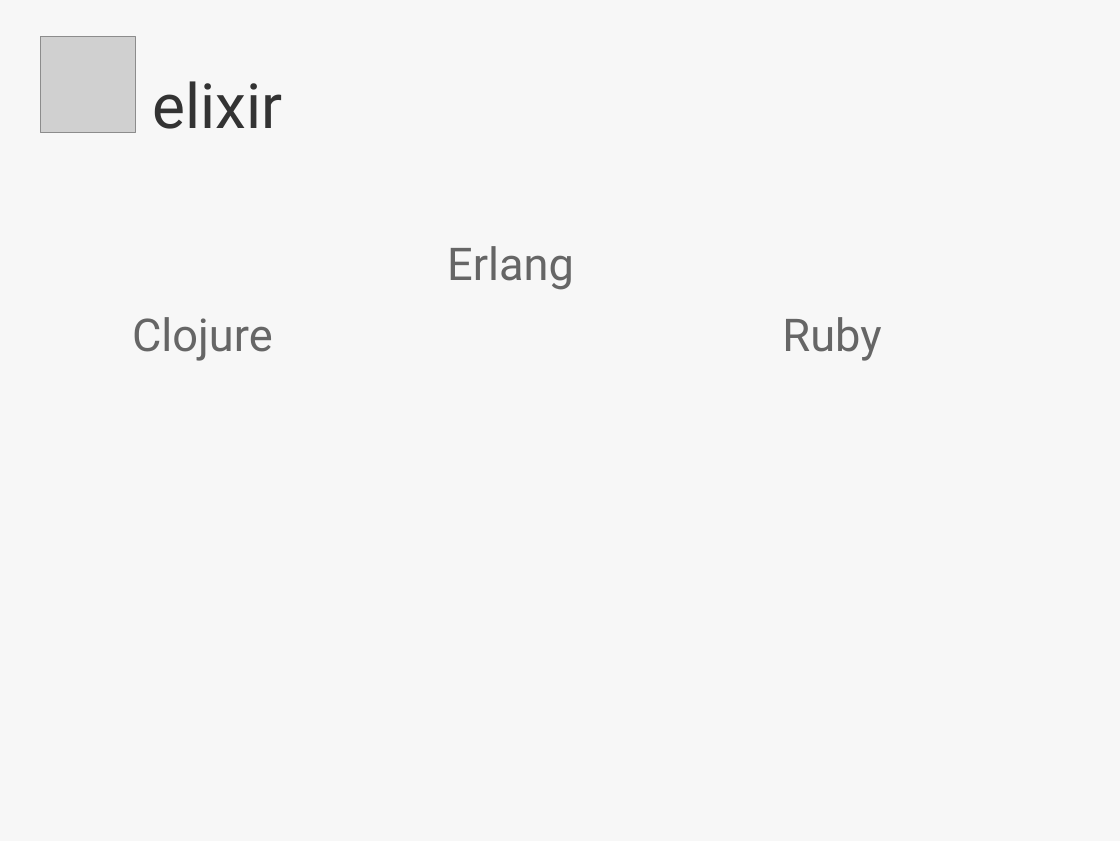
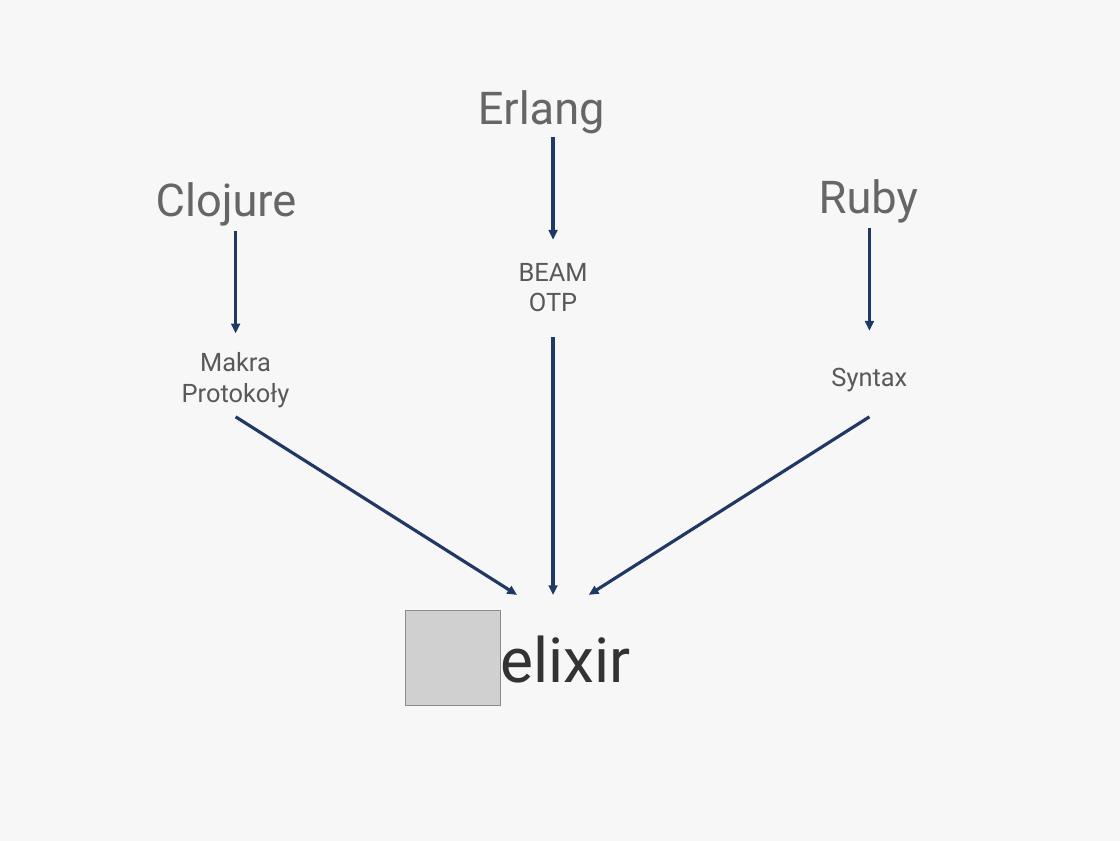
Before and after one commit to QuirkOo/secret-elixir, a slide deck: slide 3 of elixir.pptx. Drawn at 1120x841 pixels with LibreOffice and Linux fonts; fonts in the diff are those of the drawing; grey boxes stand for pictures. Boxes give left, top, right and bottom in pixels: in the first picture for what was removed or moved away, otherwise in the second. Text is boxed around its words. In the diff, an @@ line names an element or a change of style, - is before the commit and + after.

Commit message:
Elixir inspirations

```diff
--- a/elixir.pptx
+++ b/elixir.pptx
@@ picture removed at box(41, 37, 136, 132) @@
@@ subtitle "Erlang": place and size @@
-subtitle "Erlang" at box(447, 246, 574, 290)
+subtitle "Erlang" at box(478, 90, 605, 134)
@@ text "Clojure": place and size @@
-text "Clojure" at box(132, 317, 273, 361)
+text "Clojure" at box(156, 182, 297, 226)
@@ arrow added from (553, 137) to (553, 239), #203864 2.25 pt @@
@@ text "Ruby": place and size @@
-text "Ruby" at box(782, 317, 881, 361)
+text "Ruby" at box(819, 179, 918, 223)
@@ arrow added from (236, 231) to (236, 333), #203864 2.25 pt @@
@@ arrow added from (870, 228) to (870, 330), #203864 2.25 pt @@
@@ text added at box(519, 263, 588, 311), 18 pt, text #595959 @@
+BEAM
+OTP
@@ text added at box(182, 352, 290, 407), 18 pt, text #595959 @@
+Makra
+Protokoły
@@ arrow added from (553, 337) to (553, 595), #203864 2.25 pt @@
@@ text added at box(831, 367, 907, 392), 18 pt, text #595959 @@
+Syntax
@@ arrow added from (236, 417) to (517, 595), #203864 2.25 pt @@
@@ arrow added from (870, 417) to (589, 595), #203864 2.25 pt @@
@@ picture added at box(406, 610, 501, 705) @@
@@ title "elixir": place and size @@
-title "elixir" at box(152, 81, 282, 129)
+title "elixir" at box(501, 635, 631, 683)
```
Also in this commit, not shown: 1 other slide changed.
